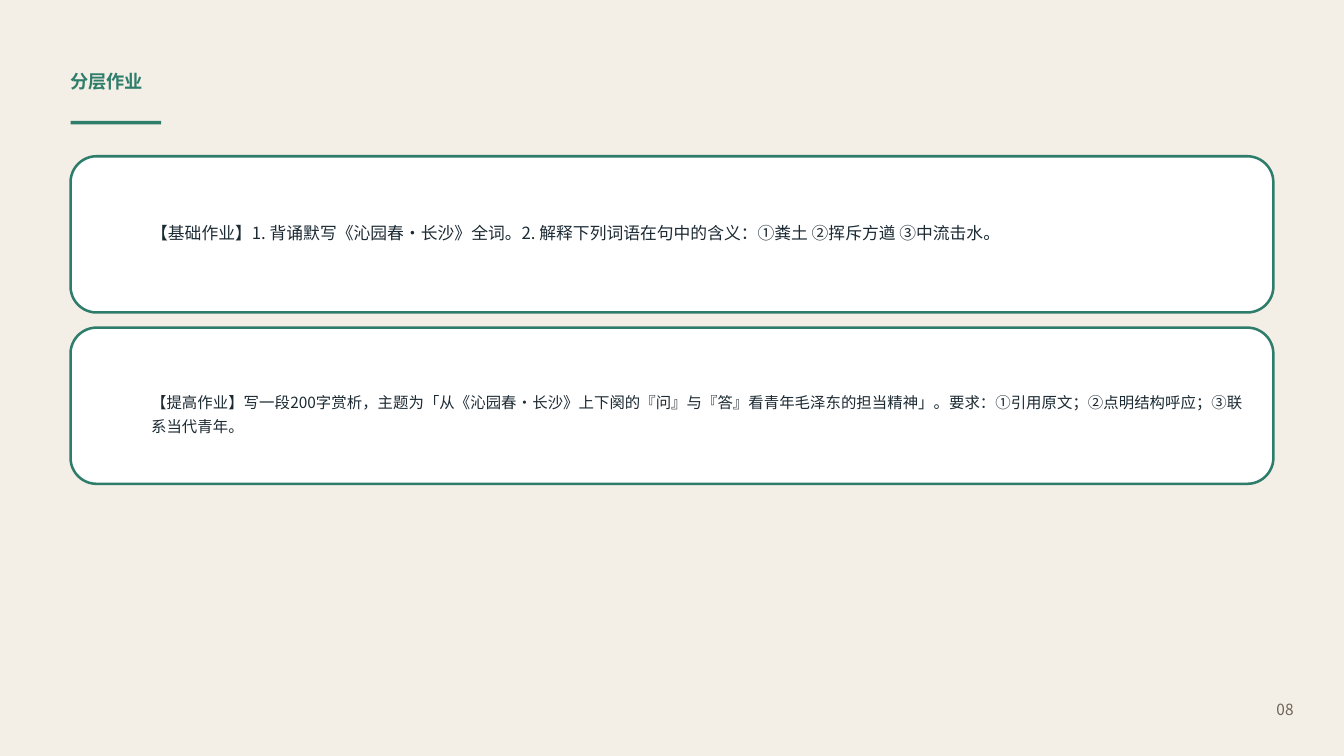
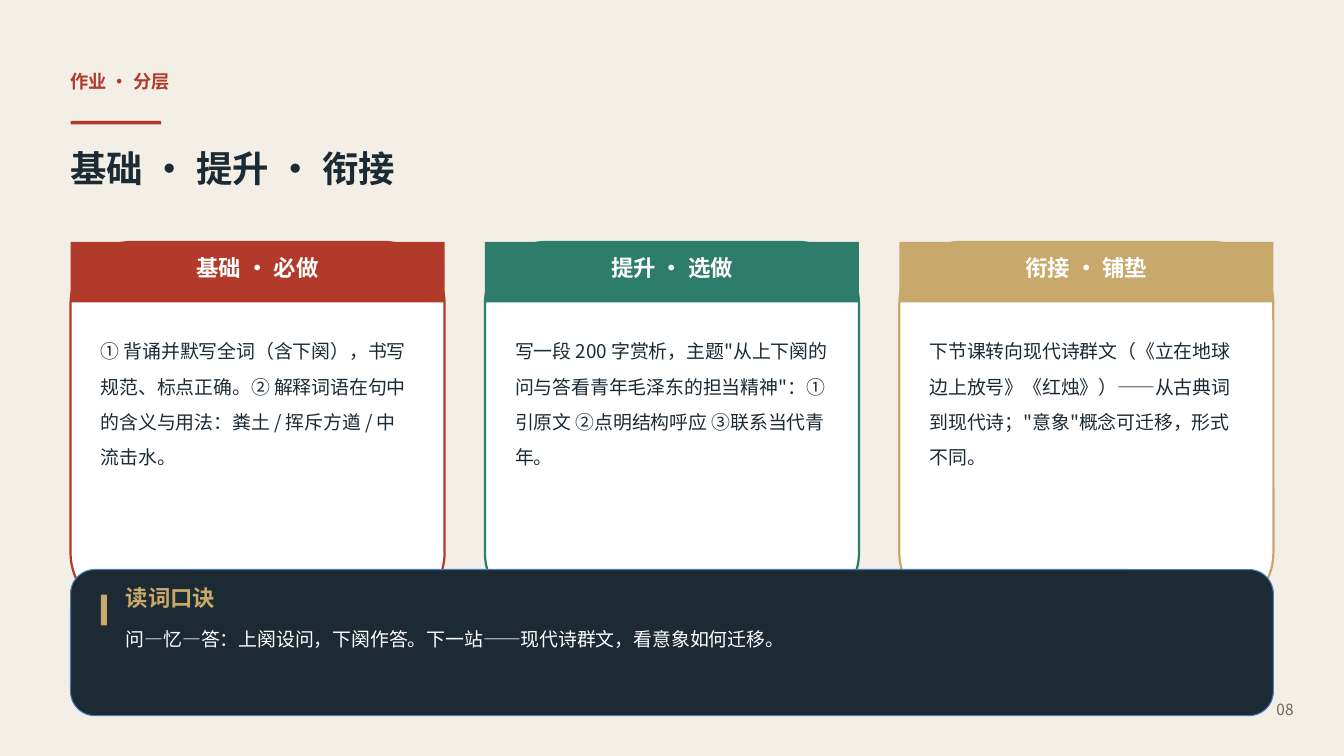
Before and after one commit to katarakinkim-arch/english-lesson-miniprogram, a slide deck: slide 8 of preview_v7/cn/l-cn-bs-u1-2.pptx. Drawn at 1344x756 pixels with LibreOffice and Linux fonts; fonts in the diff are those of the drawing. Boxes give left, top, right and bottom in pixels: in the first picture for what was removed or moved away, otherwise in the second. Text is boxed around its words. In the diff, an @@ line names an element or a change of style, - is before the commit and + after.

```diff
--- a/preview_v7/cn/l-cn-bs-u1-2.pptx
+++ b/preview_v7/cn/l-cn-bs-u1-2.pptx
@@ text at <box>71,72,169,90</box>: text changed; text colour #2E7D6B to #B23A2A @@
-分层作业
+作业 · 分层
@@ rectangle at <box>71,121,161,124</box>: fill #2E7D6B to #B23A2A @@
@@ rounded rectangle removed at <box>71,156,1273,313</box> @@
@@ text added at <box>71,151,395,186</box>, 26 pt, text #1C2A33, bold @@
+基础 · 提升 · 衔接
@@ text removed at <box>151,224,1000,241</box> @@
-【基础作业】1. 背诵默写《沁园春·长沙》全词。2. 解释下列词语在句中的含义：①粪土 ②挥斥方遒 ③中流击水。
@@ rounded rectangle added at <box>71,242,445,615</box>, fill #FFFFFF, outline #B23A2A 1.6 pt @@
@@ rectangle added at <box>71,242,445,302</box>, fill #B23A2A @@
@@ text added at <box>197,257,319,278</box>, 16 pt, text #FFFFFF, bold @@
+基础 · 必做
@@ rounded rectangle added at <box>485,242,859,615</box>, fill #FFFFFF, outline #2E7D6B 1.6 pt @@
@@ rectangle added at <box>485,242,859,302</box>, fill #2E7D6B @@
@@ text added at <box>611,257,733,278</box>, 16 pt, text #FFFFFF, bold @@
+提升 · 选做
@@ rounded rectangle added at <box>899,242,1273,615</box>, fill #FFFFFF, outline #C8A86B 1.6 pt @@
@@ rectangle added at <box>899,242,1273,302</box>, fill #C8A86B @@
@@ text added at <box>1025,257,1148,278</box>, 16 pt, text #FFFFFF, bold @@
+衔接 · 铺垫
@@ rounded rectangle removed at <box>71,328,1273,484</box> @@
@@ text added at <box>101,342,406,466</box>, 13.5 pt, text #1C2A33 @@
+① 背诵并默写全词（含下阕），书写规范、标点正确。② 解释词语在句中的含义与用法：粪土 / 挥斥方遒 / 中流击水。
@@ text at <box>515,342,827,466</box>: text changed; size 11 to 13.5 pt @@
-【提高作业】写一段200字赏析，主题为「从《沁园春·长沙》上下阕的『问』与『答』看青年毛泽东的担当精神」。要求：①引用原文；②点明结构呼应；③联系当代青年。
+写一段 200 字赏析，主题"从上下阕的问与答看青年毛泽东的担当精神"：①引原文 ②点明结构呼应 ③联系当代青年。
@@ text added at <box>930,342,1231,466</box>, 13.5 pt, text #1C2A33 @@
+下节课转向现代诗群文（《立在地球边上放号》《红烛》）——从古典词到现代诗；"意象"概念可迁移，形式不同。
@@ rounded rectangle added at <box>71,570,1273,716</box>, fill #1C2A33, outline #4B7EBC 0.75 pt @@
@@ rectangle added at <box>101,595,107,626</box>, fill #C8A86B @@
@@ text added at <box>126,587,784,648</box>, 13.5 pt, text #FFFFFF @@
+读词口诀
+问—忆—答：上阕设问，下阕作答。下一站——现代诗群文，看意象如何迁移。
```
Also in this commit, not shown: 5 other slides changed, 3 slides added, 3 slides removed, 9 other files.
